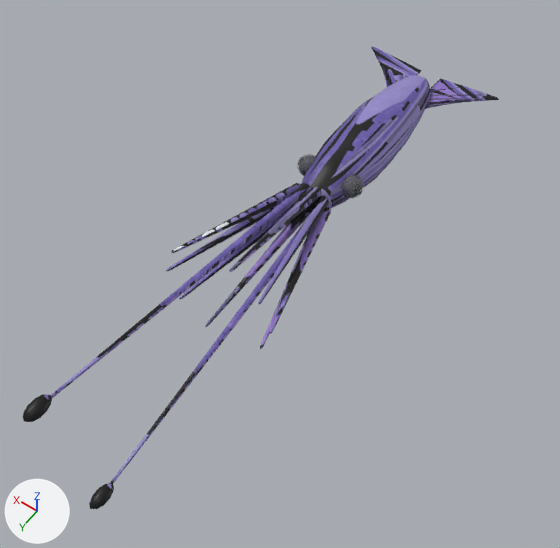
Renders of the glTF model public/assets/models/jup_voltdrifter.glb from each side of a commit.
Before and after are seen from a camera (50 mm lens) standing at (-6.84, 12.86, 13.57) and looking at (-0.15, 3.49, -1.16). The lights are fixed; the arrows at lower left show +X, +Y and +Z. The older version comes first. Vertices at exactly the same position are counted once.

Objects in the first picture: 'voltdrifter_body'.
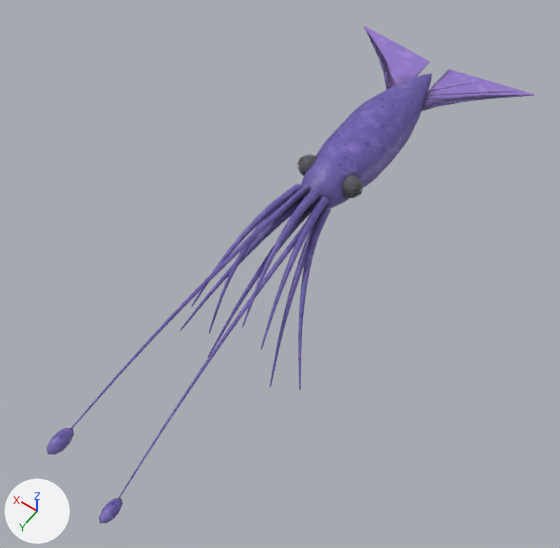
What differs and where, as boxes [x1, y1, x2, y2] in the pictures (560 x 548 px; the box of a moved part takes in the faces that stretch with it):
'voltdrifter_body', reshaped (7% taller): before [23, 46, 499, 509]; after [47, 26, 534, 523]
part 1 of me_voltdrifter_body, moved or reshaped: before [23, 394, 52, 422]; after [47, 428, 74, 455]
part 2 of me_voltdrifter_body, moved or reshaped: before [89, 484, 114, 509]; after [99, 498, 123, 523]
part 3 of me_voltdrifter_body, rebuilt: before [109, 224, 303, 485]; after [118, 225, 304, 499]
part 4 of me_voltdrifter_body, rebuilt (8% narrower, 14% taller): before [51, 183, 311, 398]; after [71, 184, 310, 429]
part 5 of me_voltdrifter_body, rebuilt (7% narrower, 25% taller): before [179, 201, 298, 299]; after [191, 184, 302, 307]
part 6 of me_voltdrifter_body, added: after [209, 206, 281, 334]
part 7 of me_voltdrifter_body, added (blue): after [298, 206, 331, 390]
part 8 of me_voltdrifter_body, added: after [180, 200, 299, 331]
part 9 of me_voltdrifter_body, moved or reshaped: before [166, 183, 331, 349]; after [208, 188, 328, 387]
part 10 of me_voltdrifter_body, moved or reshaped: before [336, 46, 499, 169]; after [336, 26, 534, 169]
part 11 of me_voltdrifter_body, surface changed: [298, 87, 432, 216] in both
part 12 of me_voltdrifter_body, recoloured: [298, 168, 337, 216] in both

Diff of the bpy script that builds the scene:
```diff
--- a/public/assets/models/jup_voltdrifter.glb.py
+++ b/public/assets/models/jup_voltdrifter.glb.py
@@ me_voltdrifter_body @@
 # used by ob_voltdrifter_body; location = (0.0, 0.0, 0.0)
-me_voltdrifter_body.from_pydata(...)  # 9030 vertices, 17888 faces; spans x -1.99..1.99, y -4.07..10.32, z -1.51..1.51
+me_voltdrifter_body.from_pydata(...)  # 9830 vertices, 19488 faces; spans x -2.69..2.69, y -4.77..10.32, z -2.78..0.77
+# me_voltdrifter_body part 1: the loose piece of 52 vertices spanning x 0.29..0.59, y 9.68..10.32, z 1.19..1.51 is moved by (-0.26, 0.0, -0.99)
+# me_voltdrifter_body part 2: the loose piece of 52 vertices spanning x -0.59..-0.29, y 9.68..10.32, z -1.51..-1.19 is moved by (-0.1, 0.0, -0.61)
+# me_voltdrifter_body part 3: the loose piece of 481 vertices spanning x -0.47..-0.01, y 1.99..10.04, z -1.38..-0.29 is rebuilt with 561 vertices and now spans x -0.56..-0.05, y 1.99..10.02, z -1.97..-0.32
+# me_voltdrifter_body part 4: the loose piece of 481 vertices spanning x 0.01..0.47, y 1.99..10.04, z 0.29..1.38 is rebuilt with 561 vertices and now spans x 0.05..0.25, y 1.99..10.02, z 0.32..0.63
+# me_voltdrifter_body part 5: the loose piece of 481 vertices spanning x 0.2..1.18, y 1.96..5.64, z -0.86..-0.11 is rebuilt with 561 vertices and now spans x 0.22..0.84, y 1.98..5.62, z -0.9..0.38
+# me_voltdrifter_body part 6: a new loose piece of 561 vertices spanning x 0.3..0.69, y 1.98..5.62, z -1.62..0.13, in mat_vd_skin
+# me_voltdrifter_body part 7: a new loose piece of 561 vertices spanning x -2.21..-0.3, y 1.97..5.62, z -1.61..0.13, in mat_vd_skin
+# me_voltdrifter_body part 8: a new loose piece of 561 vertices spanning x 0.22..1.36, y 1.96..5.62, z -2.33..-0.12, in mat_vd_skin
+# me_voltdrifter_body part 9: 6 vertices moved within x -1.13..0.26, y 2.03..5.52, z -0.9..0.31; 3361 vertices removed from x -1.45..1.45, y 1.96..5.64, z -1.38..1.38; 2238 vertices added at x -1.39..0.53, y 1.96..5.62, z -2.78..0.59
+# me_voltdrifter_body part 10: 9 vertices moved within x -0.37..0.37, y -3.89..-2.13, z -0.01..0.01; 1882 vertices removed from x -1.99..1.99, y -4.07..-0.18, z -0.72..0.76; 1882 vertices added at x -2.69..2.69, y -4.77..-0.18, z -0.73..0.77
+# me_voltdrifter_body part 11: 3950 kept faces spanning x -0.91..0.91, y -3.4..2.33, z -0.7..0.76 get new texture (UV) coordinates
+# me_voltdrifter_body part 12: 897 kept faces spanning x -0.51..0.7, y -3.4..2.33, z -0.49..0.53 get new vertex colours
 me_voltdrifter_body.materials.append(mat_vd_skin)
```
